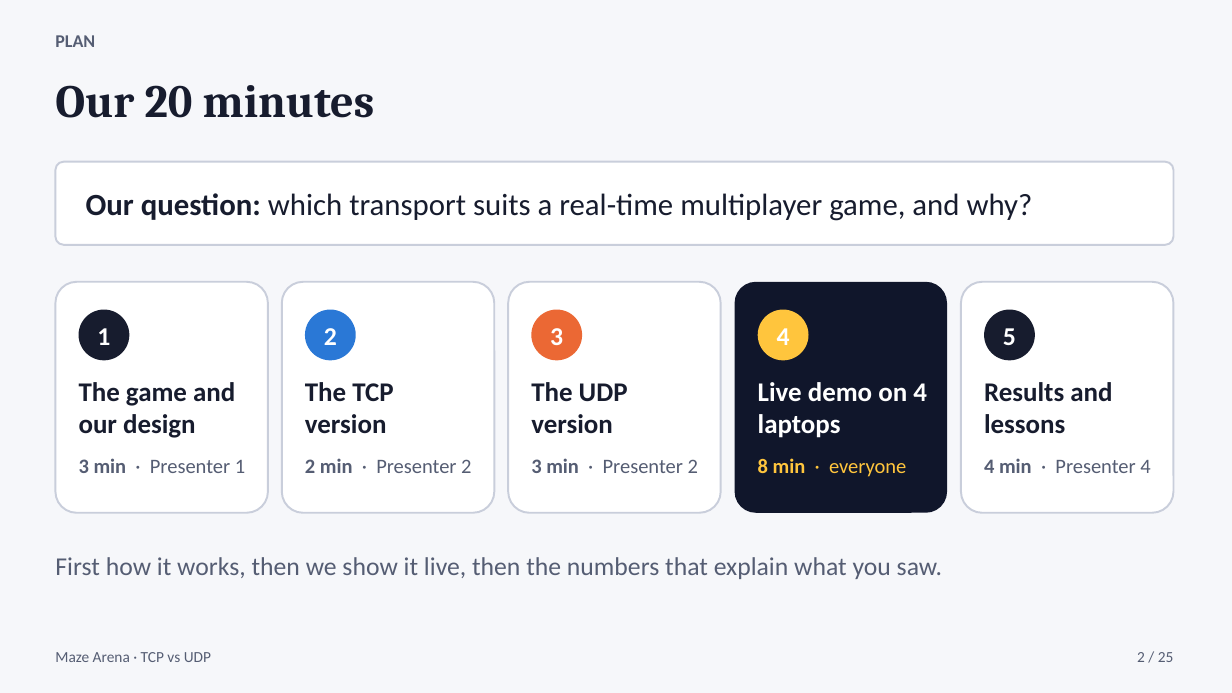
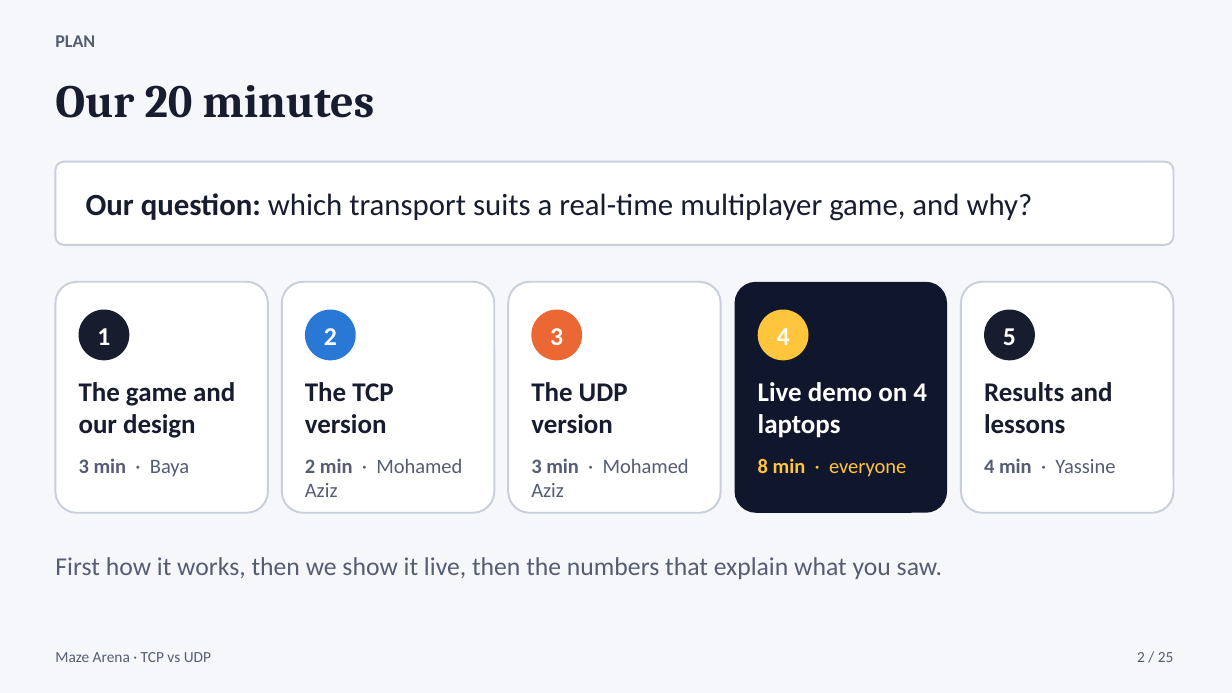
Before and after one commit to bayaCh05/maze-arena, a slide deck: slide 2 of slides/maze_arena_tcp_vs_udp.pptx. Drawn at 1232x693 pixels with LibreOffice and Linux fonts; fonts in the diff are those of the drawing. Boxes give left, top, right and bottom in pixels: in the first picture for what was removed or moved away, otherwise in the second. Text is boxed around its words. In the diff, an @@ line names an element or a change of style, - is before the commit and + after.

```diff
--- a/slides/maze_arena_tcp_vs_udp.pptx
+++ b/slides/maze_arena_tcp_vs_udp.pptx
@@ text at (79, 458, 189, 477): text changed @@
-3 min · Presenter 1
+3 min · Baya
@@ text at (305, 458, 462, 497): text changed @@
-2 min · Presenter 2
+2 min · Mohamed Aziz
@@ text at (531, 458, 689, 497): text changed @@
-3 min · Presenter 2
+3 min · Mohamed Aziz
@@ text at (984, 458, 1115, 473): text changed @@
-4 min · Presenter 4
+4 min · Yassine
```
Also in this commit, not shown: 3 other slides changed, 3 other files.
